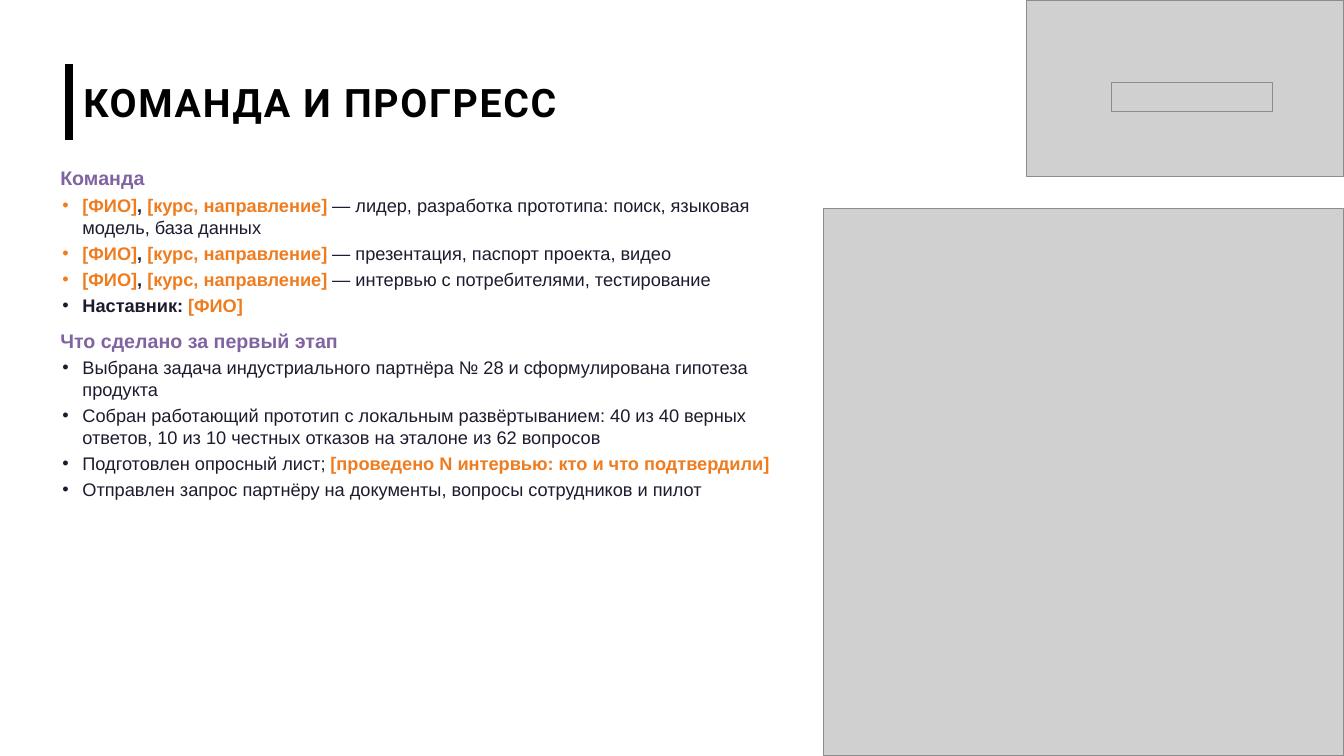
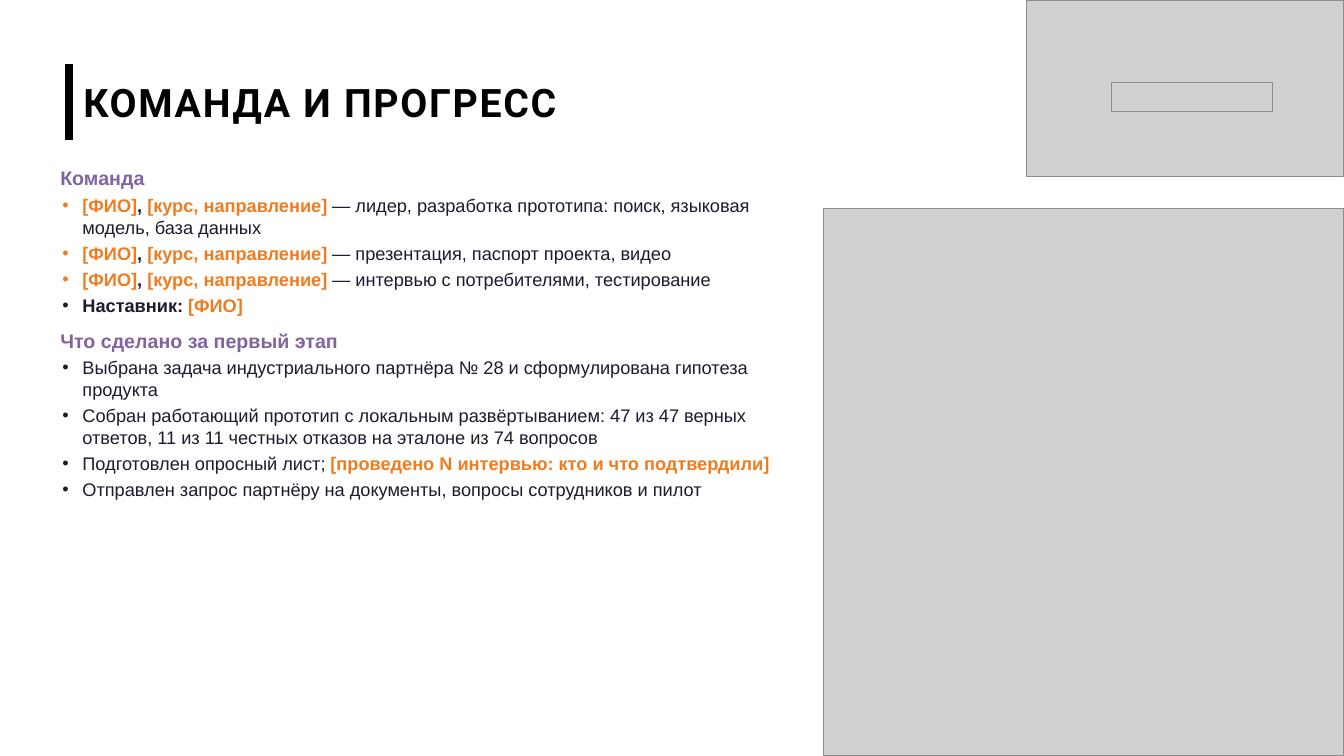
Before and after one commit to imaO0O/acselerator, a slide deck: slide 7 of docs/slides/prezentatsiya_chernovik.pptx. Drawn at 1344x756 pixels with LibreOffice and Linux fonts; fonts in the diff are those of the drawing; grey boxes stand for pictures; background and template pictures are left out. Boxes give left, top, right and bottom in pixels: in the first picture for what was removed or moved away, otherwise in the second. Text is boxed around its words. In the diff, an @@ line names an element or a change of style, - is before the commit and + after.

```diff
--- a/docs/slides/prezentatsiya_chernovik.pptx
+++ b/docs/slides/prezentatsiya_chernovik.pptx
@@ text at box(82, 408, 746, 448): text changed @@
-• Собран работающий прототип с локальным развёртыванием: 40 из 40 верных ответов, 10 из 10 честных отказов на эталоне из 62 вопросов
+• Собран работающий прототип с локальным развёртыванием: 47 из 47 верных ответов, 11 из 11 честных отказов на эталоне из 74 вопросов
```
Also in this commit, not shown: 4 other slides changed, 41 other files.
